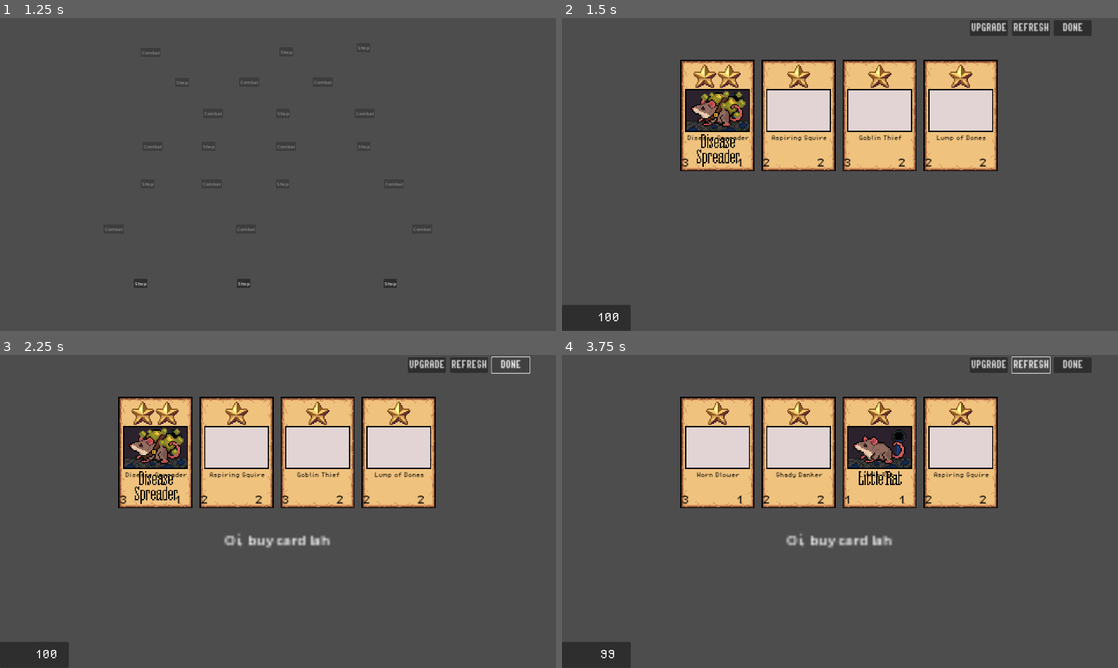
Above: before the commit, frames 1-4 (two rows, left to right).
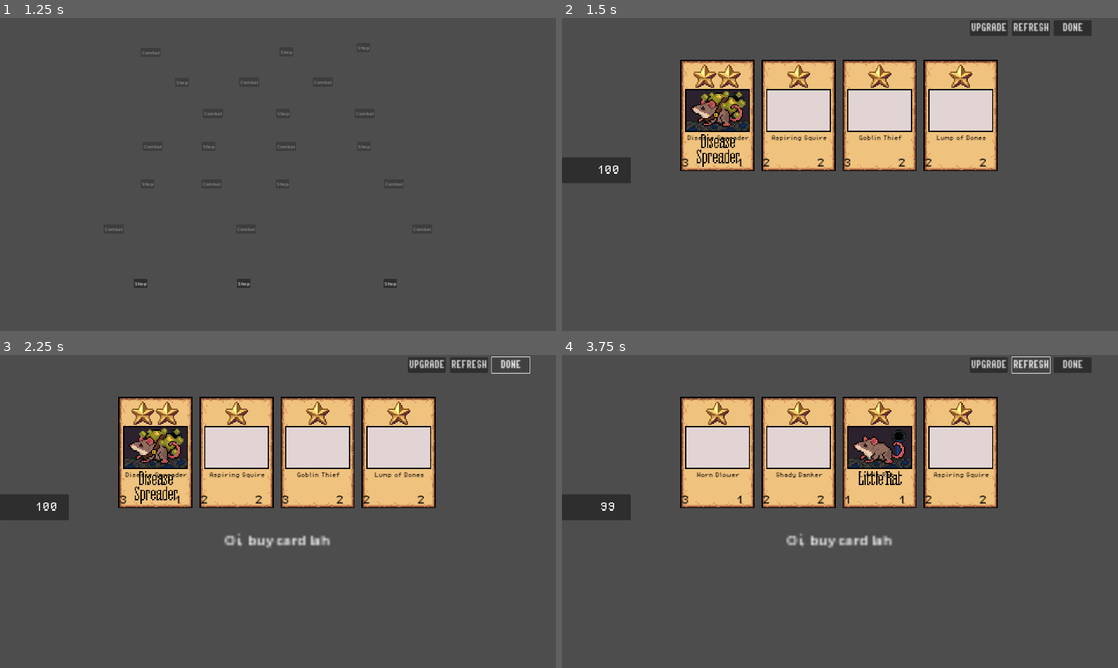
Above: after the commit, the same moments.

Repository: wenyng0526-boop/whateverproject
Game: Godot game, scene res://Scenes/main_menu.tscn
The game is run twice, just before and just after one commit, with the same random seed, the same clock (stepped at 60 frames per second) and the same inputs.
Inputs (mouse positions are in pixels of both pictures, inside the frame that each line leads up to):
- Up to frame 1 (1.25 s): click (278, 187) at 0.5 s
- Up to frame 2 (1.5 s): click "Shop" at 1.25 s
- Up to frame 3 (2.25 s): click "DONE" at 2 s
- Up to frame 4 (3.75 s): click "DONE" at 2.75 s; click "REFRESH" at 3.5 s

Frame 1 is identical in both runs. In frame 2, 2.0% of the frame differs, in the area x 0-13%, y 44-100%; in frame 3, 2.0%; in frame 4, 2.0%.

Commit message:
knight effect
adjusted rat stats

Diff:
--- a/Minion Resource/Goblin/elder_goblin.tres
+++ b/Minion Resource/Goblin/elder_goblin.tres
@@ -16,3 +16,5 @@
 rat_damage = 0
 rat_hits = 0
 rat_aoe_damage = 0
+knight_attack_inc = 0
+knight_health_inc = 0
--- a/Minion Resource/Knight/armoursmith.tres
+++ b/Minion Resource/Knight/armoursmith.tres
@@ -13,3 +13,8 @@
 minon_type = 3
 fusion_tier = 1
 description = "Gain +3 Health before attacking."
+rat_damage = 0
+rat_hits = 0
+rat_aoe_damage = 0
+knight_attack_inc = 0
+knight_health_inc = 3
--- a/Minion Resource/Knight/aspiring_squire.tres
+++ b/Minion Resource/Knight/aspiring_squire.tres
@@ -13,3 +13,8 @@
 minon_type = 3
 fusion_tier = 1
 description = "Gain +2 Attack before attacking."
+rat_damage = 0
+rat_hits = 0
+rat_aoe_damage = 0
+knight_attack_inc = 2
+knight_health_inc = 0
--- a/Minion Resource/Knight/foot_soldier.tres
+++ b/Minion Resource/Knight/foot_soldier.tres
@@ -13,3 +13,8 @@
 minon_type = 3
 fusion_tier = 1
 description = "Gain +2/+2 before attacking."
+rat_damage = 0
+rat_hits = 0
+rat_aoe_damage = 0
+knight_attack_inc = 2
+knight_health_inc = 2
--- a/Minion Resource/Knight/honorary_knight.tres
+++ b/Minion Resource/Knight/honorary_knight.tres
@@ -12,4 +12,9 @@
 image = ExtResource("1_2b2qe")
 minon_type = 3
 fusion_tier = 1
-description = "Gain +3/+3 before attacking."
+description = "Gain +5/+5 before attacking."
+rat_damage = 0
+rat_hits = 0
+rat_aoe_damage = 0
+knight_attack_inc = 5
+knight_health_inc = 5
--- a/Minion Resource/Knight/horn_blower.tres
+++ b/Minion Resource/Knight/horn_blower.tres
@@ -13,3 +13,8 @@
 minon_type = 3
 fusion_tier = 1
 description = "Gain +1/+1 before attacking."
+rat_damage = 0
+rat_hits = 0
+rat_aoe_damage = 0
+knight_attack_inc = 1
+knight_health_inc = 1
--- a/Minion Resource/Knight/knight_commander.tres
+++ b/Minion Resource/Knight/knight_commander.tres
@@ -12,4 +12,9 @@
 image = ExtResource("1_7rsqy")
 minon_type = 3
 fusion_tier = 1
-description = "Gain +4/+2 before attacking."
+description = "Gain +6/+4 before attacking."
+rat_damage = 0
+rat_hits = 0
+rat_aoe_damage = 0
+knight_attack_inc = 6
+knight_health_inc = 4
--- a/Minion Resource/Knight/knight_protector.tres
+++ b/Minion Resource/Knight/knight_protector.tres
@@ -13,3 +13,8 @@
 minon_type = 3
 fusion_tier = 1
 description = "Gain +2 Attack before attacking."
+rat_damage = 0
+rat_hits = 0
+rat_aoe_damage = 0
+knight_attack_inc = 2
+knight_health_inc = 0
--- a/Minion Resource/Rat/disease_spreader.tres
+++ b/Minion Resource/Rat/disease_spreader.tres
@@ -12,7 +12,9 @@
 image = ExtResource("1_odr26")
 minon_type = 1
 fusion_tier = 1
-description = "Deal 1 damage to all enemies after attacking."
-rat_damage = 1
+description = "Deal 2 damage to a random enemy after attacking."
+rat_damage = 2
 rat_hits = 1
 rat_aoe_damage = 0
+knight_attack_inc = 0
+knight_health_inc = 0
--- a/Minion Resource/Rat/large_rat.tres
+++ b/Minion Resource/Rat/large_rat.tres
@@ -12,7 +12,9 @@
 image = ExtResource("1_hxum8")
 minon_type = 1
 fusion_tier = 1
-description = "Deal 2 damage to a random enemy after attacking."
+description = "Deal 2 damage to a random enemy after attacking, twice."
 rat_damage = 2
-rat_hits = 1
+rat_hits = 2
 rat_aoe_damage = 0
+knight_attack_inc = 0
+knight_health_inc = 0
--- a/Minion Resource/Rat/mass_infestation.tres
+++ b/Minion Resource/Rat/mass_infestation.tres
@@ -12,7 +12,9 @@
 image = ExtResource("1_8ebno")
 minon_type = 1
 fusion_tier = 1
-description = "Deal 3 damage to all enemies after attacking."
+description = "Deal 3 damage to all enemies after attacking, twice."
 rat_damage = 0
-rat_hits = 1
+rat_hits = 2
 rat_aoe_damage = 3
+knight_attack_inc = 0
+knight_health_inc = 0
--- a/Minion Resource/Rat/mother_of_rats.tres
+++ b/Minion Resource/Rat/mother_of_rats.tres
@@ -12,7 +12,9 @@
 image = ExtResource("1_qse1x")
 minon_type = 1
 fusion_tier = 1
-description = "Deal 4 damage to a random enemy after attacking, twice."
-rat_damage = 4
+description = "Deal 5 damage to a random enemy after attacking, twice."
+rat_damage = 5
 rat_hits = 2
 rat_aoe_damage = 0
+knight_attack_inc = 0
+knight_health_inc = 0
--- a/Minion Resource/Rat/rat_tamer.tres
+++ b/Minion Resource/Rat/rat_tamer.tres
@@ -12,7 +12,9 @@
 image = ExtResource("1_jjqdf")
 minon_type = 1
 fusion_tier = 1
-description = "Deal 1 damage to all enemies after attacking."
+description = "Deal 2 damage to all enemies after attacking."
 rat_damage = 0
 rat_hits = 1
-rat_aoe_damage = 1
+rat_aoe_damage = 2
+knight_attack_inc = 0
+knight_health_inc = 0
--- a/Minion Resource/Rat/scarificial_rat.tres
+++ b/Minion Resource/Rat/scarificial_rat.tres
@@ -12,7 +12,9 @@
 image = ExtResource("1_y43s5")
 minon_type = 1
 fusion_tier = 1
-description = "Deal 3 damage to a random enemy after attacking."
+description = "Deal 3 damage to a random enemy after attacking, twice."
 rat_damage = 3
-rat_hits = 1
+rat_hits = 2
 rat_aoe_damage = 0
+knight_attack_inc = 0
+knight_health_inc = 0
--- a/Minion Resource/Rat/stink_rat.tres
+++ b/Minion Resource/Rat/stink_rat.tres
@@ -12,7 +12,9 @@
 image = ExtResource("1_qv8an")
 minon_type = 1
 fusion_tier = 1
-description = "Deal 1 damage to a random enemy after attacking."
-rat_damage = 1
+description = "Deal 1 damage to all enemies after attacking."
+rat_damage = 0
 rat_hits = 1
-rat_aoe_damage = 0
+rat_aoe_damage = 1
+knight_attack_inc = 0
+knight_health_inc = 0
--- a/Scenes/CardUI.tscn
+++ b/Scenes/CardUI.tscn
@@ -2,9 +2,9 @@
 
 [ext_resource type="Script" path="res://Scipts/card.gd" id="1_ywfkn"]
 [ext_resource type="Resource" uid="uid://du5degasdr5q1" path="res://Minion Resource/Goblin/goblin_thief.tres" id="2_puuy4"]
-[ext_resource type="FontFile" uid="uid://d4jftloaibius" path="res://Assets/Fonts/PixelOperator8.ttf" id="3_qojfg"]
+[ext_resource type="FontFile" uid="uid://d4jftloaibius" path="res://Assets/fonts/PixelOperator8.ttf" id="3_qojfg"]
 [ext_resource type="Texture2D" uid="uid://yyckgl138lyv" path="res://Assets/card placeholders/Cost 1 card.png" id="4_5yg2h"]
-[ext_resource type="FontFile" uid="uid://e2g4j1nu4f4l" path="res://Assets/Fonts/PixelOperator8-Bold.ttf" id="5_cnq3a"]
+[ext_resource type="FontFile" uid="uid://e2g4j1nu4f4l" path="res://Assets/fonts/PixelOperator8-Bold.ttf" id="5_cnq3a"]
 
 [sub_resource type="StyleBoxFlat" id="StyleBoxFlat_enw12"]
 bg_color = Color(0.0952803, 0.00534092, 0.202849, 1)
@@ -39,9 +39,12 @@
 tracks/1/interp = 1
 tracks/1/loop_wrap = true
 tracks/1/keys = {
-"times": PackedFloat32Array(0.525),
-"transitions": PackedFloat32Array(1),
+"times": PackedFloat32Array(0.175, 0.525),
+"transitions": PackedFloat32Array(1, 1),
 "values": [{
+"args": [],
+"method": &"knight_effect"
+}, {
 "args": [],
 "method": &"trigger_attack_hit"
 }]
@@ -69,9 +72,12 @@
 tracks/1/interp = 1
 tracks/1/loop_wrap = true
 tracks/1/keys = {
-"times": PackedFloat32Array(0.525),
-"transitions": PackedFloat32Array(1),
+"times": PackedFloat32Array(0.175, 0.525),
+"transitions": PackedFloat32Array(1, 1),
 "values": [{
+"args": [],
+"method": &"knight_effect"
+}, {
 "args": [],
 "method": &"trigger_attack_hit"
 }]
@@ -94,8 +100,8 @@
 "values": [Vector2(1, 1), Vector2(1.1, 1.1), Vector2(0.9, 0.9), Vector2(1.15, 1.15), Vector2(1, 1)]
 }
 
-[sub_resource type="Animation" id="Animation_o41o0"]
-resource_name = "hit_player"
+[sub_resource type="Animation" id="Animation_y2k82"]
+resource_name = "hit_enemy"
 length = 0.5
 step = 0.025
 tracks/0/type = "value"
@@ -129,14 +135,14 @@
 tracks/2/interp = 1
 tracks/2/loop_wrap = true
 tracks/2/keys = {
-"times": PackedFloat32Array(0, 0.05, 0.225, 0.5),
+"times": PackedFloat32Array(0, 0.05, 0.225, 0.4),
 "transitions": PackedFloat32Array(1, 1, 1, 1),
 "update": 0,
-"values": [Vector2(0, 0), Vector2(0, 90), Vector2(0, 80), Vector2(0, 0)]
-}
-
-[sub_resource type="Animation" id="Animation_y2k82"]
-resource_name = "hit_enemy"
+"values": [Vector2(0, 0), Vector2(0, -70), Vector2(0, -80), Vector2(0, 0)]
+}
+
+[sub_resource type="Animation" id="Animation_o41o0"]
+resource_name = "hit_player"
 length = 0.5
 step = 0.025
 tracks/0/type = "value"
@@ -170,10 +176,10 @@
 tracks/2/interp = 1
 tracks/2/loop_wrap = true
 tracks/2/keys = {
-"times": PackedFloat32Array(0, 0.05, 0.225, 0.4),
+"times": PackedFloat32Array(0, 0.05, 0.225, 0.5),
 "transitions": PackedFloat32Array(1, 1, 1, 1),
 "update": 0,
-"values": [Vector2(0, 0), Vector2(0, -70), Vector2(0, -80), Vector2(0, 0)]
+"values": [Vector2(0, 0), Vector2(0, 90), Vector2(0, 80), Vector2(0, 0)]
 }
 
 [sub_resource type="AnimationLibrary" id="AnimationLibrary_4eghi"]
--- a/Scenes/shop_scene.tscn
+++ b/Scenes/shop_scene.tscn
@@ -3,9 +3,9 @@
 [ext_resource type="PackedScene" uid="uid://v8ivyevagaw0" path="res://Scenes/CardUI.tscn" id="1_oql1m"]
 [ext_resource type="Script" path="res://Scipts/shop_manager.gd" id="1_s0dvk"]
 [ext_resource type="Resource" uid="uid://b05y0n3q37vtn" path="res://Other resource/shop_card.tres" id="3_inuco"]
-[ext_resource type="FontFile" uid="uid://e2g4j1nu4f4l" path="res://Assets/Fonts/PixelOperator8-Bold.ttf" id="4_a2dmr"]
+[ext_resource type="FontFile" uid="uid://e2g4j1nu4f4l" path="res://Assets/fonts/PixelOperator8-Bold.ttf" id="4_a2dmr"]
 [ext_resource type="Script" path="res://Scipts/currency_ui.gd" id="5_nrsk7"]
-[ext_resource type="FontFile" uid="uid://d4jftloaibius" path="res://Assets/Fonts/PixelOperator8.ttf" id="6_vi0a5"]
+[ext_resource type="FontFile" uid="uid://d4jftloaibius" path="res://Assets/fonts/PixelOperator8.ttf" id="6_vi0a5"]
 
 [node name="Shop Scene" type="Node2D" node_paths=PackedStringArray("card_container", "player_container", "hand_container", "confirm_panel", "confirm_label", "warning_label")]
 script = ExtResource("1_s0dvk")
@@ -91,9 +91,9 @@
 theme_override_constants/separation = 10
 
 [node name="CurrencyUI" type="PanelContainer" parent="." node_paths=PackedStringArray("amount_label")]
-offset_top = 990.0
+offset_top = 481.0
 offset_right = 237.0
-offset_bottom = 1079.0
+offset_bottom = 570.0
 mouse_filter = 2
 script = ExtResource("5_nrsk7")
 amount_label = NodePath("Control/Label")
--- a/Scipts/card.gd
+++ b/Scipts/card.gd
@@ -298,3 +298,22 @@
 	hover_tween = create_tween().set_ease(Tween.EASE_OUT).set_trans(Tween.TRANS_QUAD)
 	# Animate position.y back down to 0 (its default container layout position)
 	hover_tween.tween_property(card_visual, "position:y", 0.0, hover_duration)
+
+#knight effect
+func knight_effect():
+	if card_data == null:
+		return
+	current_attack += card_data.knight_attack_inc
+	current_health += card_data.knight_health_inc
+	if attack_label:
+		attack_label.text = str(current_attack)
+	if health_label:
+		health_label.text = str(current_health)
+
+	if card_data.knight_attack_inc > 0 or card_data.knight_health_inc > 0:
+		print(
+			name,
+			" gains +", card_data.knight_attack_inc,
+			" Attack and +", card_data.knight_health_inc,
+			" Health before attacking!"
+		)
--- a/Scipts/card_data.gd
+++ b/Scipts/card_data.gd
@@ -13,4 +13,6 @@
 @export var rat_damage: int
 @export var rat_hits: int
 @export var rat_aoe_damage: int
+@export var knight_attack_inc: int = 0
+@export var knight_health_inc: int = 0
 enum type {Goblin, Rat, Skeleton, Knight}
Not shown, changed: Assets/Fonts/PixelOperator8-Bold.ttf.import
Not shown, changed: Assets/Fonts/PixelOperator8.ttf.import
Not shown: 1 places in Scenes/main_menu.tscn that only renumber resources
